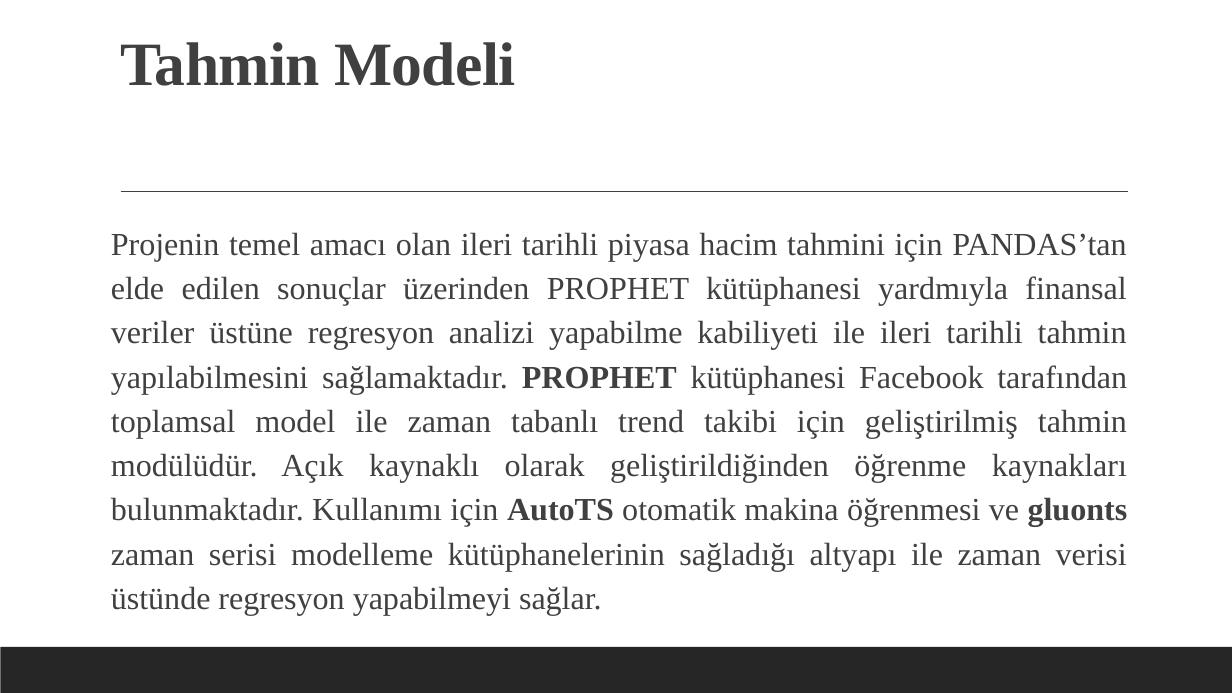
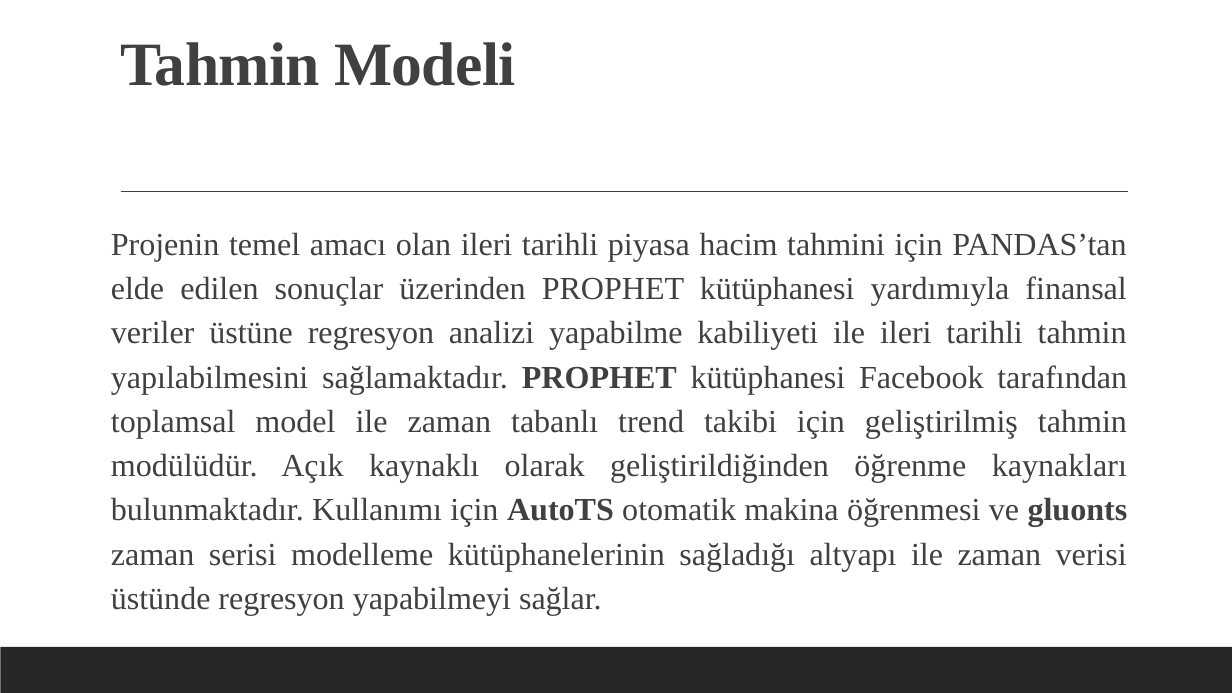
Before and after one commit to BelitK/E-CommerceVolume, a slide deck: slide 12 of rapor ve sunum/Türkiye ve Yurtdışı Karşılaştırmalı Veri Analizi.pptx. Drawn at 1232x693 pixels with LibreOffice and Linux fonts; fonts in the diff are those of the drawing. Boxes give left, top, right and bottom in pixels: in the first picture for what was removed or moved away, otherwise in the second. Text is boxed around its words. In the diff, an @@ line names an element or a change of style, - is before the commit and + after.

```diff
--- a/rapor ve sunum/Türkiye ve Yurtdışı Karşılaştırmalı Veri Analizi.pptx
+++ b/rapor ve sunum/Türkiye ve Yurtdışı Karşılaştırmalı Veri Analizi.pptx
@@ text at (111,232,1128,616): text changed @@
-Projenin temel amacı olan ileri tarihli piyasa hacim tahmini için PANDAS’tan elde edilen sonuçlar üzerinden PROPHET kütüphanesi yardmıyla finansal veriler üstüne regresyon analizi yapabilme kabiliyeti ile ileri tarihli tahmin yapılabilmesini sağlamaktadır. PROPHET kütüphanesi Facebook tarafından toplamsal model ile zaman tabanlı trend takibi için geliştirilmiş tahmin modülüdür. Açık kaynaklı olarak geliştirildiğinden öğrenme kaynakları bulunmaktadır. Kullanımı için AutoTS otomatik makina öğrenmesi ve gluonts zaman serisi modelleme kütüphanelerinin sağladığı altyapı ile zaman verisi üstünde regresyon yapabilmeyi sağlar.
+Projenin temel amacı olan ileri tarihli piyasa hacim tahmini için PANDAS’tan elde edilen sonuçlar üzerinden PROPHET kütüphanesi yardımıyla finansal veriler üstüne regresyon analizi yapabilme kabiliyeti ile ileri tarihli tahmin yapılabilmesini sağlamaktadır. PROPHET kütüphanesi Facebook tarafından toplamsal model ile zaman tabanlı trend takibi için geliştirilmiş tahmin modülüdür. Açık kaynaklı olarak geliştirildiğinden öğrenme kaynakları bulunmaktadır. Kullanımı için AutoTS otomatik makina öğrenmesi ve gluonts zaman serisi modelleme kütüphanelerinin sağladığı altyapı ile zaman verisi üstünde regresyon yapabilmeyi sağlar.
```
Also in this commit, not shown: 4 other slides changed, 1 slide added, 13 other files.
